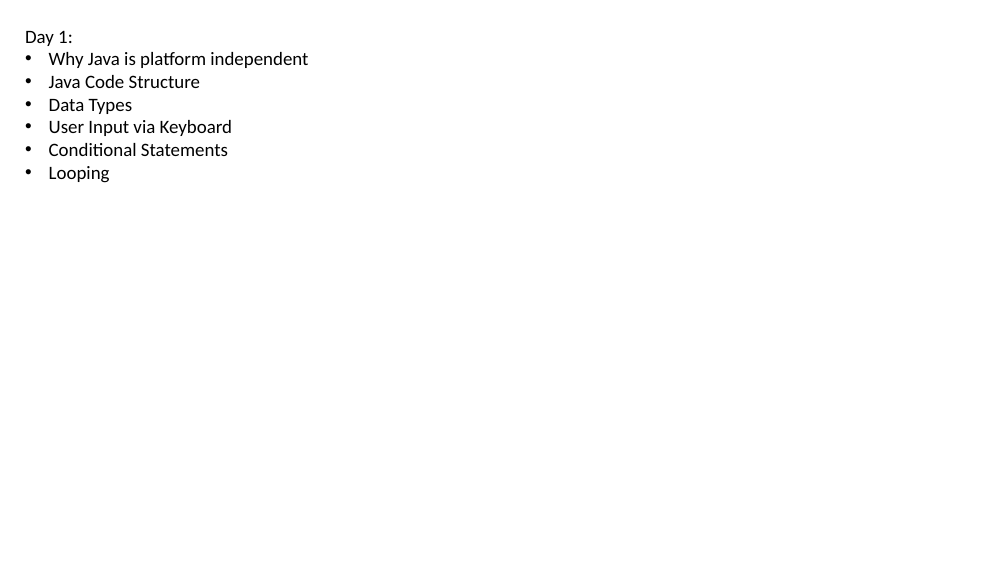
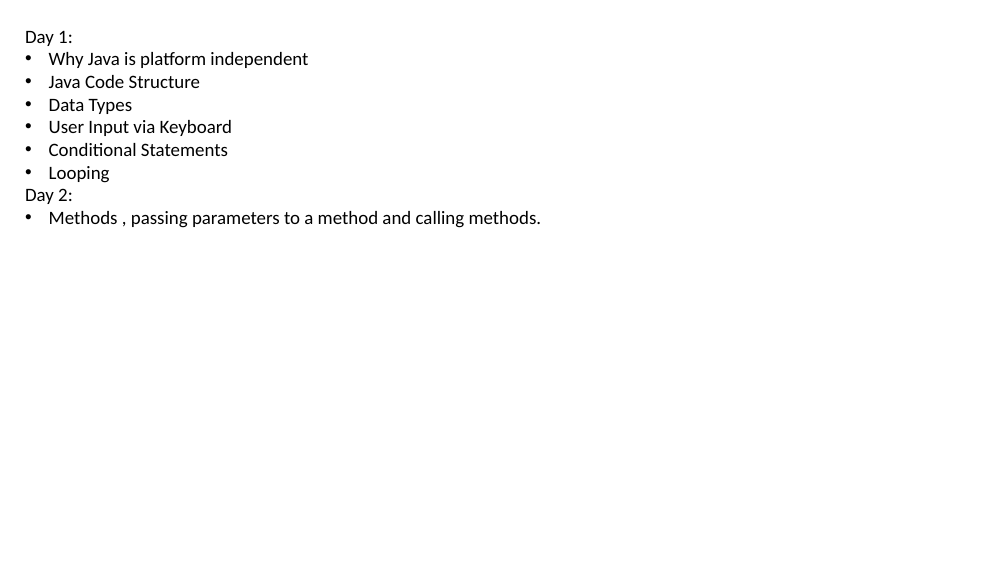
Before and after one commit to ahibhushan/100DaysOfCode, a slide deck: slide 1 of Stats.pptx. Drawn at 1008x567 pixels with LibreOffice and Linux fonts; fonts in the diff are those of the drawing. Boxes give left, top, right and bottom in pixels: in the first picture for what was removed or moved away, otherwise in the second. Text is boxed around its words. In the diff, an @@ line names an element or a change of style, - is before the commit and + after.

Commit message:
Day2

```diff
--- a/Stats.pptx
+++ b/Stats.pptx
@@ text at [25,188,542,228]: paragraphs added @@
+Day 2:
+• Methods , passing parameters to a method and calling methods.
```
